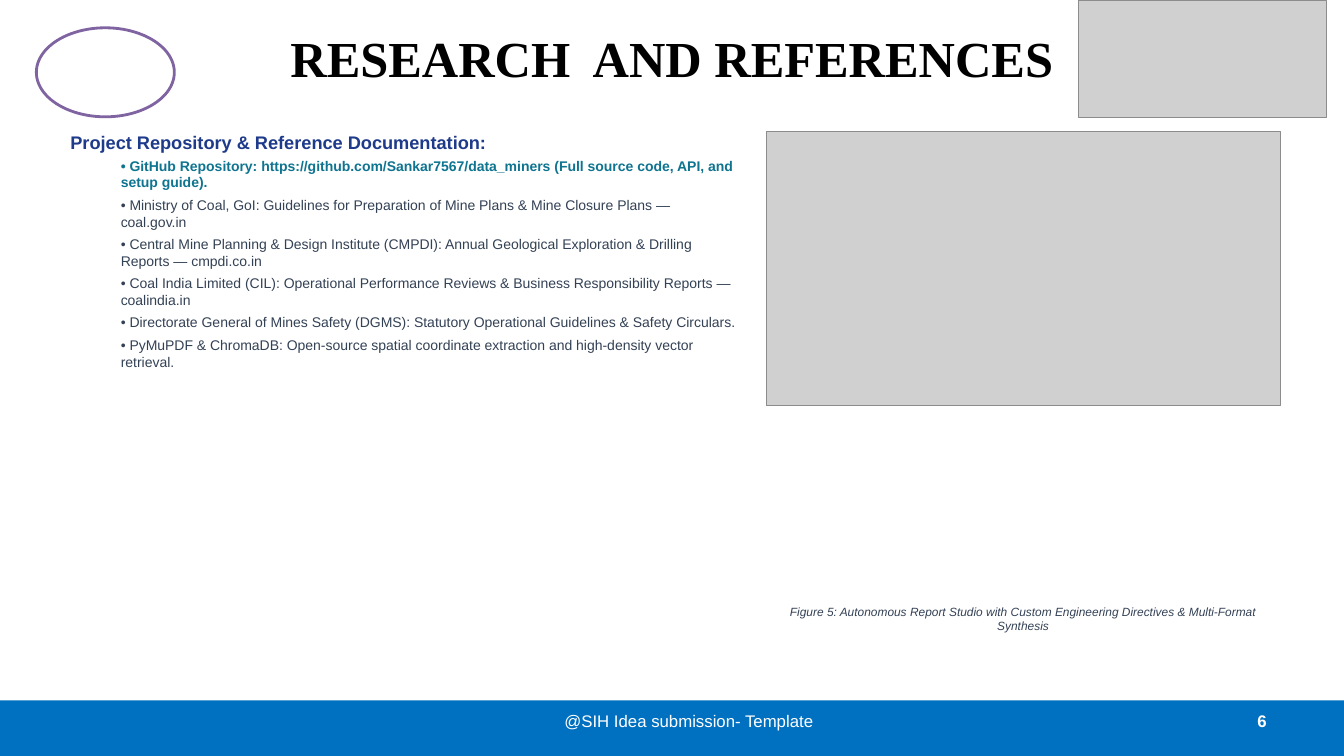
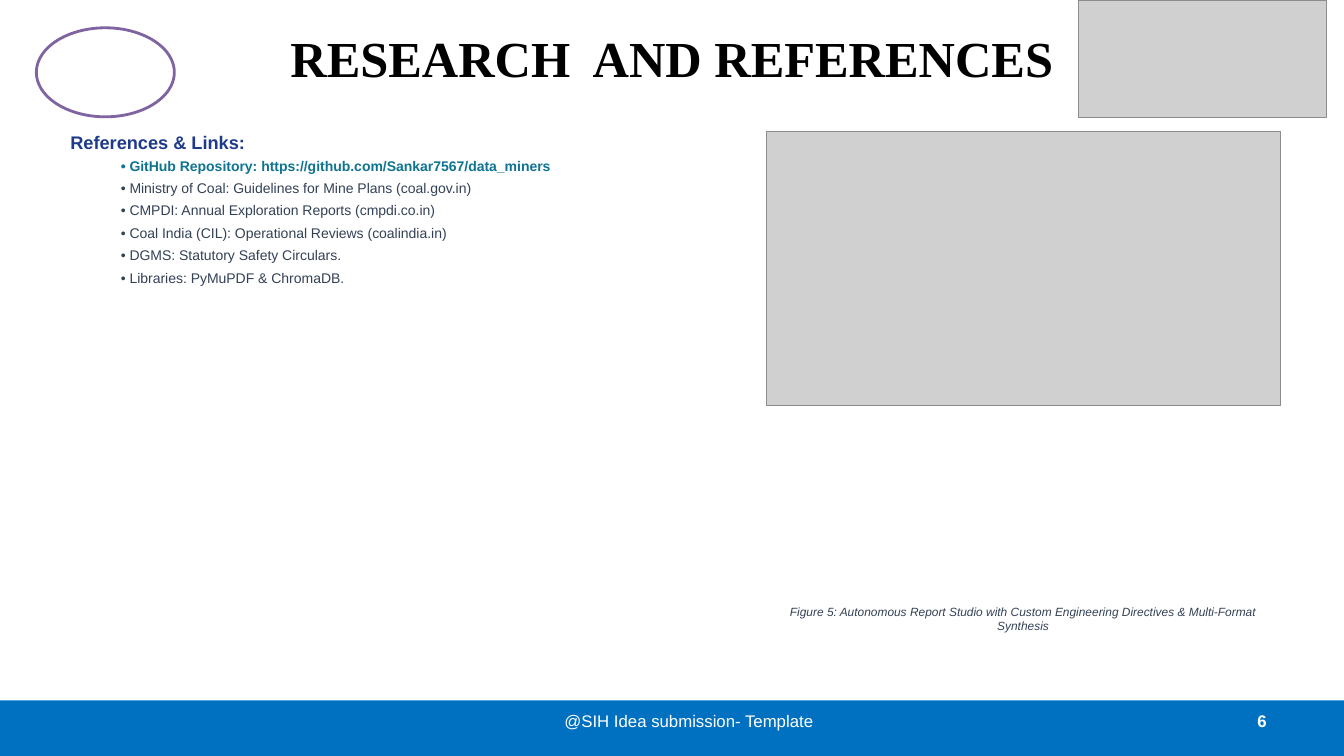
Before and after one commit to Sankar7567/data_miners, a slide deck: slide 6 of SIH2026_GeoIntel_Core_Data_Miners.pptx. Drawn at 1344x756 pixels with LibreOffice and Linux fonts; fonts in the diff are those of the drawing; grey boxes stand for pictures. Boxes give left, top, right and bottom in pixels: in the first picture for what was removed or moved away, otherwise in the second. Text is boxed around its words. In the diff, an @@ line names an element or a change of style, - is before the commit and + after.

```diff
--- a/SIH2026_GeoIntel_Core_Data_Miners.pptx
+++ b/SIH2026_GeoIntel_Core_Data_Miners.pptx
@@ text at (70, 135, 550, 286): text changed @@
-Project Repository & Reference Documentation:
-  • GitHub Repository: https://github.com/Sankar7567/data_miners (Full source code, API, and setup guide).
-  • Ministry of Coal, GoI: Guidelines for Preparation of Mine Plans & Mine Closure Plans — coal.gov.in
-  • Central Mine Planning & Design Institute (CMPDI): Annual Geological Exploration & Drilling Reports — cmpdi.co.in
-  • Coal India Limited (CIL): Operational Performance Reviews & Business Responsibility Reports — coalindia.in
-  • Directorate General of Mines Safety (DGMS): Statutory Operational Guidelines & Safety Circulars.
-  • PyMuPDF & ChromaDB: Open-source spatial coordinate extraction and high-density vector retrieval.
+References & Links:
+  • GitHub Repository: https://github.com/Sankar7567/data_miners
+  • Ministry of Coal: Guidelines for Mine Plans (coal.gov.in)
+  • CMPDI: Annual Exploration Reports (cmpdi.co.in)
+  • Coal India (CIL): Operational Reviews (coalindia.in)
+  • DGMS: Statutory Safety Circulars.
+  • Libraries: PyMuPDF & ChromaDB.
```
Also in this commit, not shown: 5 other slides changed, 4 other files.
